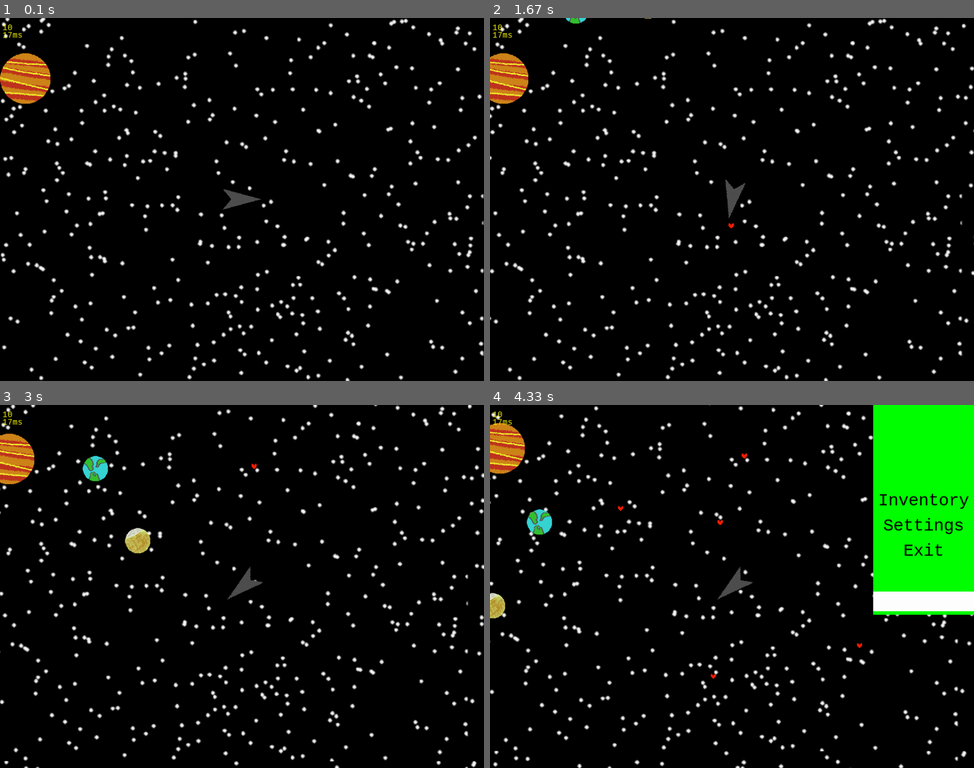
Above: before the commit, frames 1-4 (two rows, left to right).
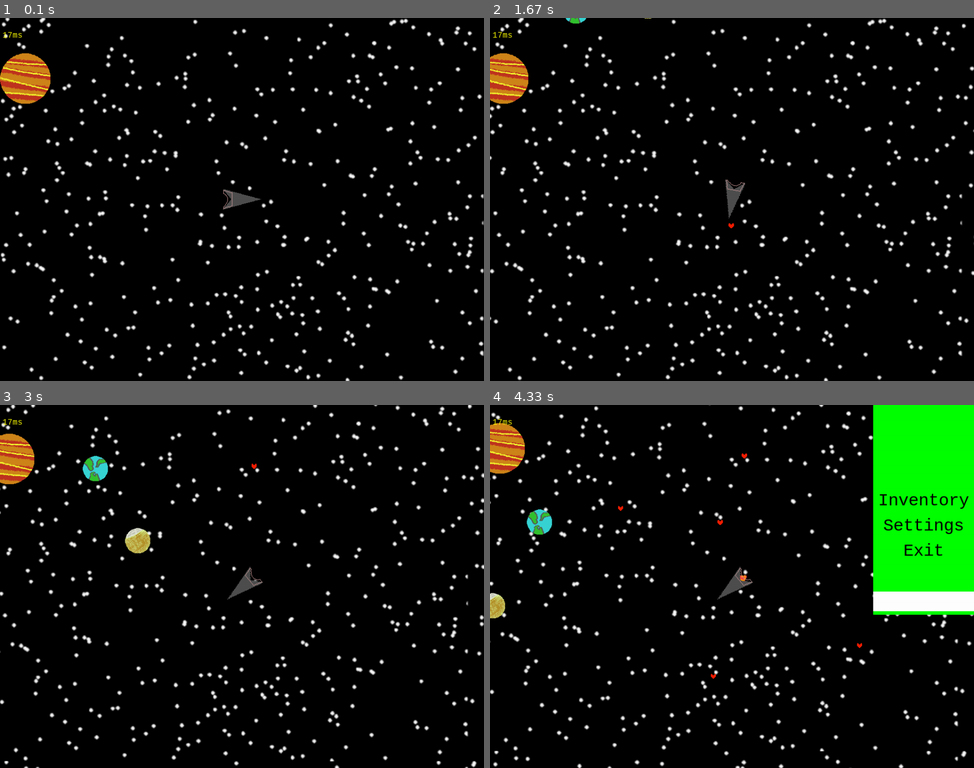
Above: after the commit, the same moments.

Repository: Jacob-OTW/Explorer-in-PyGame
Game: pygame game, started from main.py
Same seed, same stepped clock (60 frames per second), same inputs: the game is played once before the commit and once after it.
Inputs (mouse positions are in pixels of both pictures, inside the frame that each line leads up to):
- Up to frame 1 (0.1 s): no input
- Up to frame 2 (1.67 s): tap Space at 0.33 s; tap Enter at 0.67 s; click (732, 221) at 1.05 s; hold D from 1.33 s (still down); hold Up from 1.33 s (still down); move the mouse to (615, 203) at 1.37 s
- Up to frame 3 (3 s): release D at 1.8 s; release Up at 1.8 s; tap Space at 1.83 s; click (314, 459) at 2.22 s; right-click (116, 452) at 2.55 s; click (251, 463) at 2.88 s
- Up to frame 4 (4.33 s): hold Up 3.17-3.47 s; click (615, 513) at 3.25 s; hold Down 3.5-3.8 s; click (707, 680) at 3.58 s; hold Up 3.83-4.2 s; tap Space at 3.9, 4.3 s; click (717, 524) at 3.92 s; tap E at 3.98 s; hold Down from 4.23 s (still down); click (857, 644) at 4.32 s

The runs differ from the first frame. In frame 1, less than 0.1% of the frame differs, in the area x 0-49%, y 1-53%; in frame 2, less than 0.1%; in frame 3, less than 0.1%; in frame 4, less than 0.1%, in the area x 0-55%, y 1-50%.

Commit message:
Added flame to bottom of ship when accelerating.

Diff:
--- a/main.py
+++ b/main.py
@@ -137,13 +137,13 @@
     planet_group.draw(stage.screen)  # Draw the Player
     player_group.draw(stage.screen)
     MT.draw()  # Draw all Saved positions
-    # play.draw_mask_attach()
+    play.draw_mask_attach()
     if shop_ui.shop:
         shop_ui_group.draw(stage.screen)
     pop_up_group.draw(stage.screen)
 
     # Text
-    text = myfont.render(f"{play.money}", True, (255, 255, 0))
+    text = myfont.render(f"", True, (255, 255, 0))
     stage.screen.blit(text, (5, 10))
     text2 = myfont.render(f"{round(frame_time * 1000)}ms", True, (255, 255, 0))
     stage.screen.blit(text2, (5, 25))
--- a/player_obj.py
+++ b/player_obj.py
@@ -10,11 +10,14 @@
         self.angle = 0
 
         # Store Image
+        self.Surface = pygame.Surface((90, 52), pygame.SRCALPHA, 32)
         self.Idle = pygame.image.load('Assets/Ship.png').convert()
         self.Idle.set_colorkey((0, 0, 0))
+        self.burner = {0: pygame.image.load('Assets/burner0.png'), 1: pygame.image.load('Assets/burner1.png')}
+        self.burner_index = 0
 
         # Call Stored Image
-        self.image = pygame.transform.rotate(self.Idle, self.angle)
+        self.image = self.Surface
         self.rect = self.image.get_rect(center=(stage.SCREEN_WIDTH / 2, stage.SCREEN_HEIGHT / 2))
 
         # Forces
@@ -34,14 +37,18 @@
         self.money = 10
 
     def update(self):
+        self.Surface = pygame.Surface((90, 52), pygame.SRCALPHA, 32)
+        self.Surface.blit(self.Idle, (0, 0))
         # Key Input
         keys = pygame.key.get_pressed()
+        if keys[pygame.K_SPACE]:
+            self.Surface.blit(self.burner[self.burner_index], (0, 0))
+            self.burner_index = 0 if self.burner_index == 1 else 1
+            self.accelerate()
         if keys[pygame.K_a]:
             self.rotate(5)
         if keys[pygame.K_d]:
             self.rotate(-5)
-        if keys[pygame.K_SPACE]:
-            self.accelerate()
 
         # Release from Planet
         if self.Current_Planet:
@@ -58,6 +65,12 @@
         if not self.Current_Planet:
             stage.change_scroll((self.XF, self.YF))
 
+        # Align all images and masks
+        self.image = pygame.transform.rotate(self.Surface, self.angle)
+        self.rect = self.image.get_rect(center=(stage.SCREEN_WIDTH / 2, stage.SCREEN_HEIGHT / 2))
+        self.lander_img = pygame.transform.rotate(pygame.image.load('Assets/Lander.png').convert_alpha(), self.angle)
+        self.mask = pygame.mask.from_surface(self.lander_img)
+
     def draw_mask_attach(self):  # Draws the hitbox at the bottom of player for debugging
         olist = self.mask.outline()
         img = pygame.Surface([640, 480], pygame.SRCALPHA, 32).convert_alpha()
@@ -66,11 +79,6 @@
 
     def rotate(self, r):  # change the rotation value and render a new img
         self.angle += r
-        self.image = pygame.transform.rotate(self.Idle, self.angle)
-        self.rect = self.image.get_rect()
-        self.rect.center = (stage.SCREEN_WIDTH / 2, stage.SCREEN_HEIGHT / 2)
-        self.lander_img = pygame.transform.rotate(pygame.image.load('Assets/Lander.png').convert_alpha(), self.angle)
-        self.mask = pygame.mask.from_surface(self.lander_img)
 
     def accelerate(self):  # Convert is needed because math.sin and math.cos work in radian instead of degrees
         convert = 360 / (2 * math.pi)
--- a/pop_up_obj.py
+++ b/pop_up_obj.py
@@ -13,7 +13,7 @@
         super().__init__()
         self.font = pygame.font.SysFont("monospace", 32)
         self.image = pygame.image.load('Assets/pop_up.png')  # Create Surface
-        self.rect = self.image.get_rect(centerx=stage.SCREEN_WIDTH - 100, top=375 + 50 * pos_y)
+        self.rect = self.image.get_rect(centerx=stage.SCREEN_WIDTH - 100, top=416 + 50 * pos_y)
         self.text = self.font.render(t, True, (255, 255, 255))  # Create assigned text
         self.text_rect = self.text.get_rect(center=(100, 25))  # Text_rect is used to place the text in the center
         self.image.blit(self.text, self.text_rect)  # Draw the text onto the Surface at the center
--- a/shop_UI_obj.py
+++ b/shop_UI_obj.py
@@ -88,6 +88,9 @@
             self.image.blit(text, text_rect)
 
     def use(self):  # Used whenever the user presses 'E'
+        if not play.Current_Planet:
+            self.shop = False
+            self.shop_list = return_main_menu()
         if self.shop:
             choice = self.shop_list[self.selected]  # Choice is the item that was just confirmed by the user
             if not self.directory:  # Main Menu
@@ -113,7 +116,7 @@
                         if play.money >= price:
                             play.money -= price
                             play.inventory.append(item)
-                            add_pop_up(f'+{item}')
+                            add_pop_up(f'+{item}', f'-{price}')
                 else:
                     self.directory.pop()
                     self.shop_list = return_main_menu()
Binary file added: Assets/burner0.png
Binary file added: Assets/burner1.png
